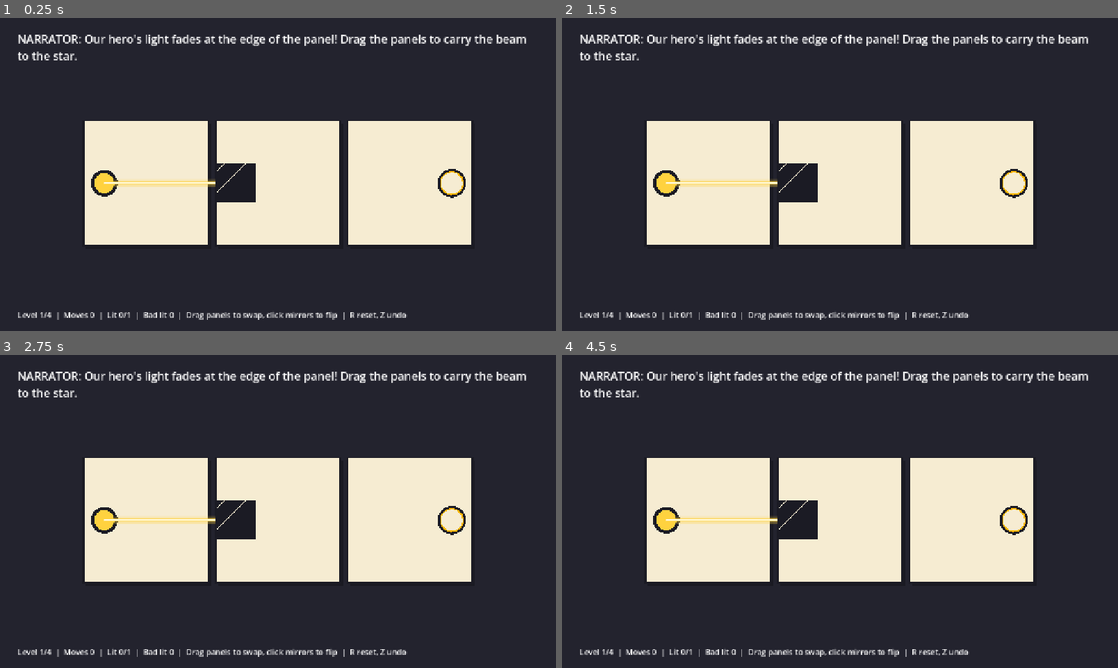
Above: before the commit, frames 1-4 (two rows, left to right).
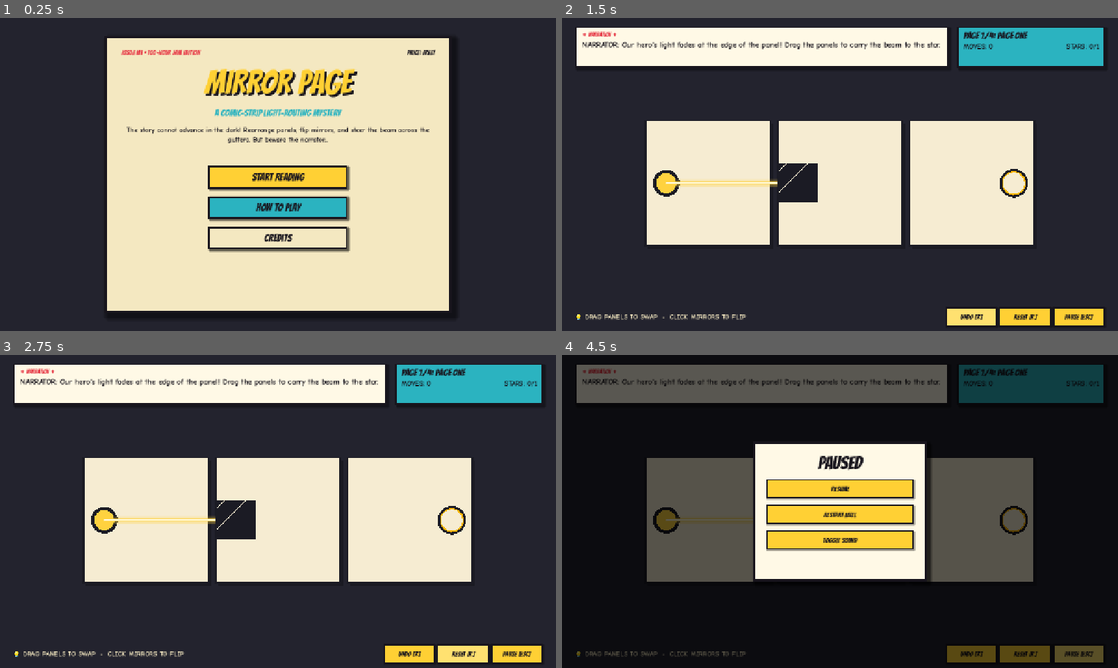
Above: after the commit, the same moments.

Repository: SankeerthNara/TGC-Game-Jam
Game: Godot game, scene res://scenes/main/main.tscn
The game is run twice, just before and just after one commit, with the same random seed, the same clock (stepped at 60 frames per second) and the same inputs. Sound files missing from this copy of the repository are replaced by a short silence.
Inputs (mouse positions are in pixels of both pictures, inside the frame that each line leads up to):
- Up to frame 1 (0.25 s): no input
- Up to frame 2 (1.5 s): click (840, 177) at 0.5 s, where only the run after the commit has a clickable "START READING"; click (973, 315) at 1.25 s, where only the run after the commit has a clickable "UNDO [Z]"
- Up to frame 3 (2.75 s): click (461, 652) at 2 s, where only the run after the commit has a clickable "RESET [R]"
- Up to frame 4 (4.5 s): click (973, 652) at 2.75 s, where only the run after the commit has a clickable "UNDO [Z]"; click (973, 652) at 3.5 s, where only the run after the commit has a clickable "UNDO [Z]"; click (1079, 652) at 4.25 s, where only the run after the commit has a clickable "PAUSE [ESC]"

The runs differ from the first frame. In frame 1, 40% of the frame differs, in the area x 3-95%, y 5-97%; in frame 2, 13%; in frame 3, 13%; in frame 4, 92%, in the area x 0-100%, y 0-100%.

Commit message:
core: wire comic UI and main menu through EventBus requests and game states
Co-Authored-By: Claude Sonnet 5.5 <noreply@anthropic.com>

Diff:
--- a/new-game-project/scripts/core/main.gd
+++ b/new-game-project/scripts/core/main.gd
@@ -3,7 +3,8 @@
 ## Contains a throwaway debug HUD; Antigravity's ui/ HUD replaces it by listening to EventBus.
 
 var model: PageModel
-const UI_SCENE := "res://ui/ui_root.tscn"
+const UI_SCENE := "res://ui/comic_ui.tscn"
+const MENU_SCENE := "res://ui/main_menu.tscn"
 
 var view: PageView
 var level_data: Dictionary
@@ -29,7 +30,7 @@
 	EventBus.request_quit_to_menu.connect(_to_menu)
 	EventBus.request_skip_level.connect(func() -> void: if OS.is_debug_build() and state == "playing": _advance())
 	if ResourceLoader.exists(UI_SCENE):
-		add_child((load(UI_SCENE) as PackedScene).instantiate()) # Antigravity's UI replaces the debug HUD
+		add_child((load(UI_SCENE) as PackedScene).instantiate()) # Antigravity's comic UI replaces the debug HUD
 		_to_menu()
 	else:
 		_build_debug_hud()
@@ -47,6 +48,12 @@
 	GameState.restart_game()
 	busy = false
 	_set_state("menu")
+	if ResourceLoader.exists(MENU_SCENE):
+		var layer := CanvasLayer.new()
+		layer.layer = 20
+		add_child(layer)
+		layer.add_child((load(MENU_SCENE) as PackedScene).instantiate()) # frees itself on start
+		EventBus.request_start_game.connect(layer.queue_free, CONNECT_ONE_SHOT)
 
 
 func _start_game() -> void:
--- a/new-game-project/ui/comic_ui.gd
+++ b/new-game-project/ui/comic_ui.gd
@@ -24,6 +24,7 @@
 var _caption_box: PanelContainer
 var _banner_rect: TextureRect
 var _pause_modal: Control
+var _hud_root: Control
 var _end_modal: Control
 
 var _audio_players: Dictionary = {}
@@ -99,11 +100,13 @@
 	eb.panel_rejected.connect(_on_panel_rejected)
 	eb.panel_swapped.connect(_on_panel_swapped)
 	eb.mirror_toggled.connect(_on_mirror_toggled)
+	eb.game_state_changed.connect(_on_game_state_changed)
 
 
 func _build_ui() -> void:
 	# Main Root Control
 	var root := Control.new()
+	_hud_root = root
 	root.set_anchors_preset(Control.PRESET_FULL_RECT)
 	root.mouse_filter = Control.MOUSE_FILTER_IGNORE
 	add_child(root)
@@ -220,7 +223,7 @@
 	bar.add_child(btn_reset)
 
 	var btn_pause := _make_comic_button("PAUSE [ESC]")
-	btn_pause.pressed.connect(toggle_pause)
+	btn_pause.pressed.connect(func() -> void: _request("request_pause", [true]))
 	bar.add_child(btn_pause)
 
 	# --- CENTER COMIC BURST BANNER ---
@@ -315,14 +318,14 @@
 
 	var btn_resume := _make_comic_button("RESUME")
 	btn_resume.custom_minimum_size = Vector2(0, 44)
-	btn_resume.pressed.connect(toggle_pause)
+	btn_resume.pressed.connect(func() -> void: _request("request_pause", [false]))
 	vbox.add_child(btn_resume)
 
 	var btn_restart := _make_comic_button("RESTART LEVEL")
 	btn_restart.custom_minimum_size = Vector2(0, 44)
 	btn_restart.pressed.connect(func() -> void:
-		toggle_pause()
-		_on_reset_pressed())
+		_request("request_pause", [false])
+		_request("request_restart_level"))
 	vbox.add_child(btn_restart)
 
 	var btn_mute := _make_comic_button("TOGGLE SOUND")
@@ -387,29 +390,29 @@
 	var btn_again := _make_comic_button("READ AGAIN")
 	btn_again.custom_minimum_size = Vector2(0, 48)
 	btn_again.pressed.connect(func() -> void:
-		_end_modal.visible = false
-		if _get_game_state():
-			_get_game_state().restart_game()
-		get_tree().reload_current_scene())
+		_request("request_quit_to_menu"))
 	vbox.add_child(btn_again)
 
 
-func toggle_pause() -> void:
-	_pause_modal.visible = not _pause_modal.visible
+## Emits one of EventBus's request_* signals (the game's main.gd acts on it).
+func _request(signal_name: String, args: Array = []) -> void:
+	var eb := _get_event_bus()
+	if eb:
+		eb.callv("emit_signal", [signal_name] + args)
 
 
 func _on_undo_pressed() -> void:
-	var ev := InputEventKey.new()
-	ev.pressed = true
-	ev.keycode = KEY_Z
-	Input.parse_input_event(ev)
+	_request("request_undo")
 
 
 func _on_reset_pressed() -> void:
-	var ev := InputEventKey.new()
-	ev.pressed = true
-	ev.keycode = KEY_R
-	Input.parse_input_event(ev)
+	_request("request_restart_level")
+
+
+func _on_game_state_changed(state: String) -> void:
+	_hud_root.visible = state != "menu"
+	_pause_modal.visible = state == "paused"
+	_end_modal.visible = state == "ended"
 
 
 # --- EventBus Listeners ---
@@ -462,7 +465,7 @@
 
 
 func _on_game_finished() -> void:
-	_end_modal.visible = true
+	pass # the "ended" game state shows the end modal
 
 
 func _show_banner(tex: Texture2D, duration: float) -> void:
--- a/new-game-project/ui/main_menu.gd
+++ b/new-game-project/ui/main_menu.gd
@@ -289,4 +289,7 @@
 
 
 func _on_start_pressed() -> void:
-	get_tree().change_scene_to_file("res://scenes/main/main.tscn")
+	var eb := get_node_or_null("/root/EventBus")
+	if eb:
+		eb.request_start_game.emit()
+	queue_free()
Not shown, changed: docs/TASKS.md
